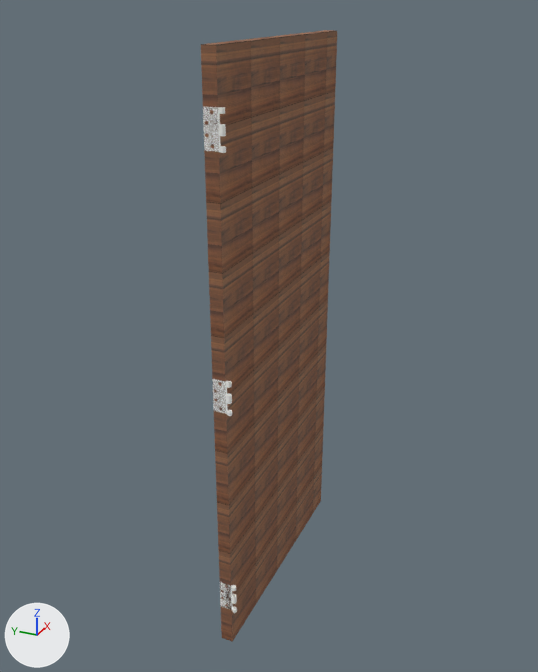
Two versions of the COLLADA model src/ros2/simulation/tiplu_world/models/Hinged_door_standard/meshes/door.dae, one commit apart.
Camera for both pictures: a camera (50 mm lens) standing at (-1.78, -0.87, 2.15) and looking at (0.44, 0.13, 1.03). Every picture has the same lights, and +X, +Y and +Z are marked at lower left. Where no turn or scale is listed for an object, it has been applied to the vertices.

In view in the first picture: 'skp2317'.
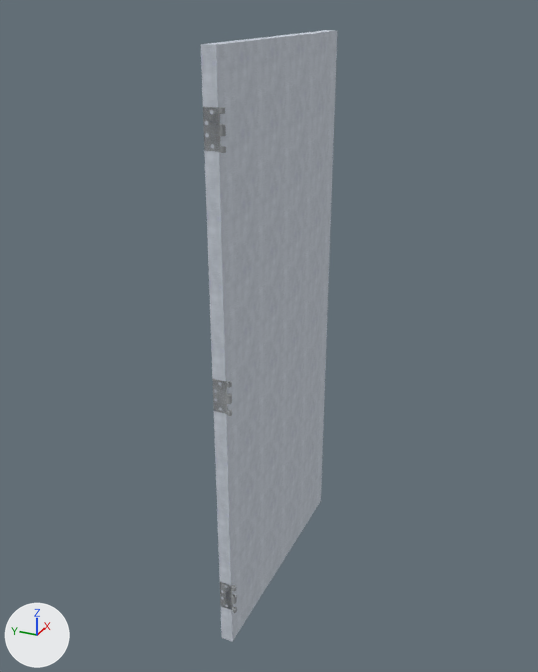
What differs and where, as boxes (x1, y1, x2, y2) in the pictures (538 x 672 px):
'skp2317', surface changed (brown to grey)
    both: (201, 30, 337, 642)

Patch to the scene script:
```diff
--- a/src/ros2/simulation/tiplu_world/models/Hinged_door_standard/meshes/door.dae.py
+++ b/src/ros2/simulation/tiplu_world/models/Hinged_door_standard/meshes/door.dae.py
@@ img_metal_rough_png @@
+img_metal_rough_png = load_image('Metal_Rough.png', '../materials/textures/Metal_Rough.png', 256, 256, 'sRGB')
@@ img_metal_aluminum_anodized_jpeg @@
+img_metal_aluminum_anodized_jpeg = load_image('Metal_Aluminum_Anodized.jpeg', '../materials/textures/Metal_Aluminum_Anodized.png', 128, 128, 'sRGB')
@@ mat_metal_aluminum_anodized @@
 mat_metal_aluminum_anodized = principled_material('Metal_Aluminum_Anodized')
-mat_metal_aluminum_anodized.texture = img_door_white_jpeg
+mat_metal_aluminum_anodized.texture = img_metal_aluminum_anodized_jpeg
 mat_metal_aluminum_anodized.roughness = 0.9
@@ mat_metal_rough @@
 mat_metal_rough = principled_material('Metal_Rough')
-mat_metal_rough.texture = img_wooden_door_png
+mat_metal_rough.texture = img_metal_rough_png
 mat_metal_rough.roughness = 0.9
```
